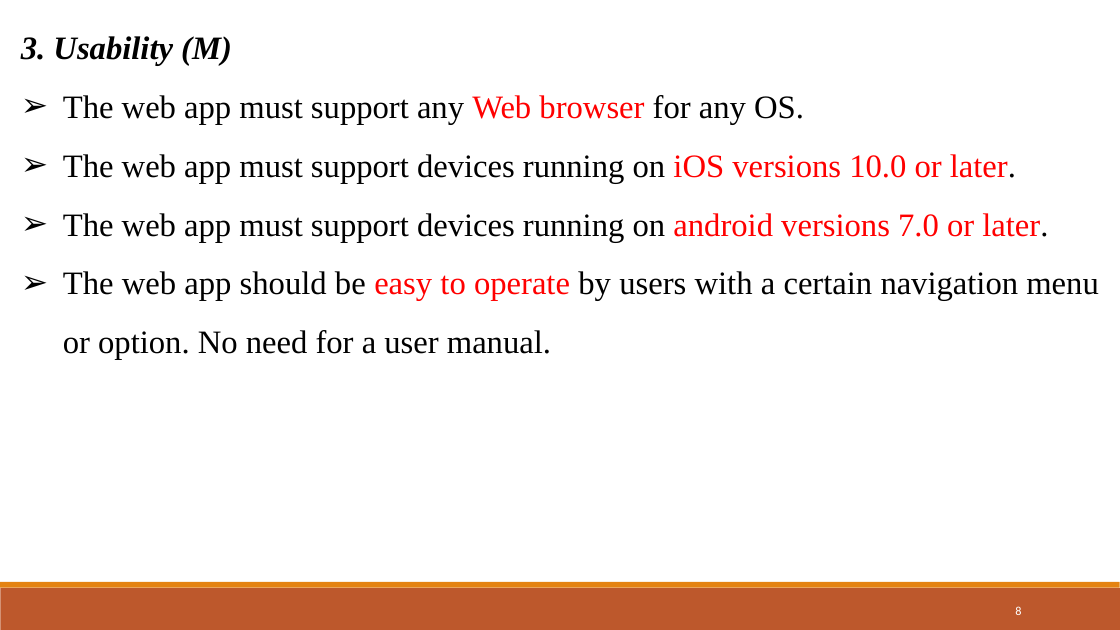
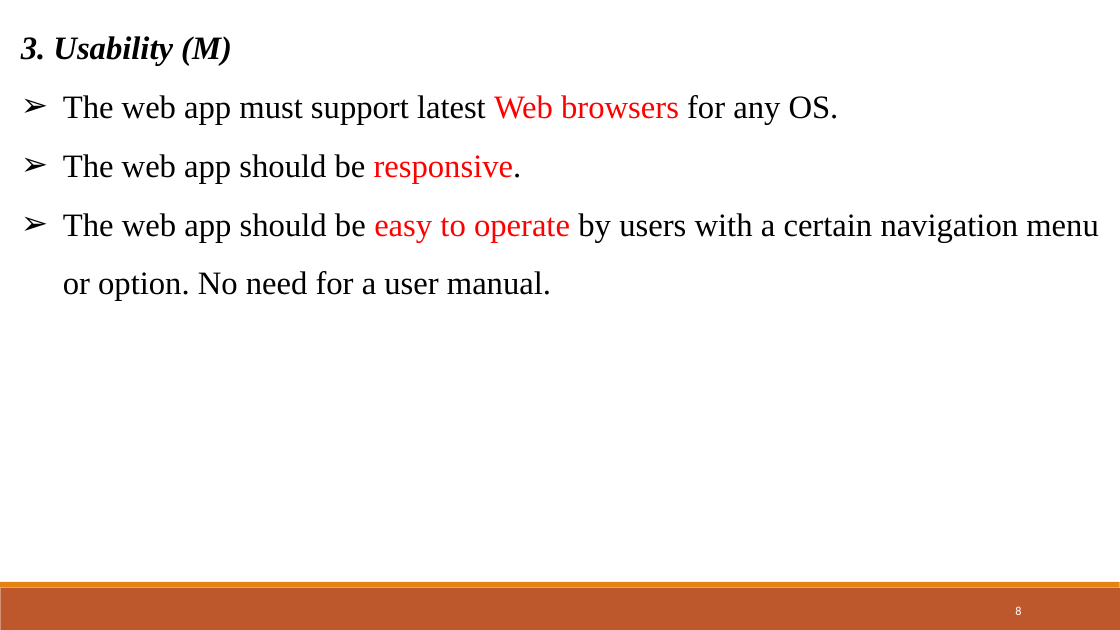
Before and after one commit to shubhanginigon/Bid-Buy-Sell-Project, a slide deck: slide 8 of Progress Project Presentation/BBS_SAD_GroupProject.pptx. Drawn at 1120x630 pixels with LibreOffice and Linux fonts; fonts in the diff are those of the drawing. Boxes give left, top, right and bottom in pixels: in the first picture for what was removed or moved away, otherwise in the second. Text is boxed around its words. In the diff, an @@ line names an element or a change of style, - is before the commit and + after.

```diff
--- a/Progress Project Presentation/BBS_SAD_GroupProject.pptx
+++ b/Progress Project Presentation/BBS_SAD_GroupProject.pptx
@@ text at bbox=[63, 95, 839, 183]: text changed @@
-➢ The web app must support any Web browser for any OS.
-➢ The web app must support devices running on iOS versions 10.0 or later.
-➢ The web app must support devices running on android versions 7.0 or later.
+➢ The web app must support latest Web browsers for any OS.
+➢ The web app should be responsive.
```
Also in this commit, not shown: 4 other slides changed, 1 slide added, 3 other files.
